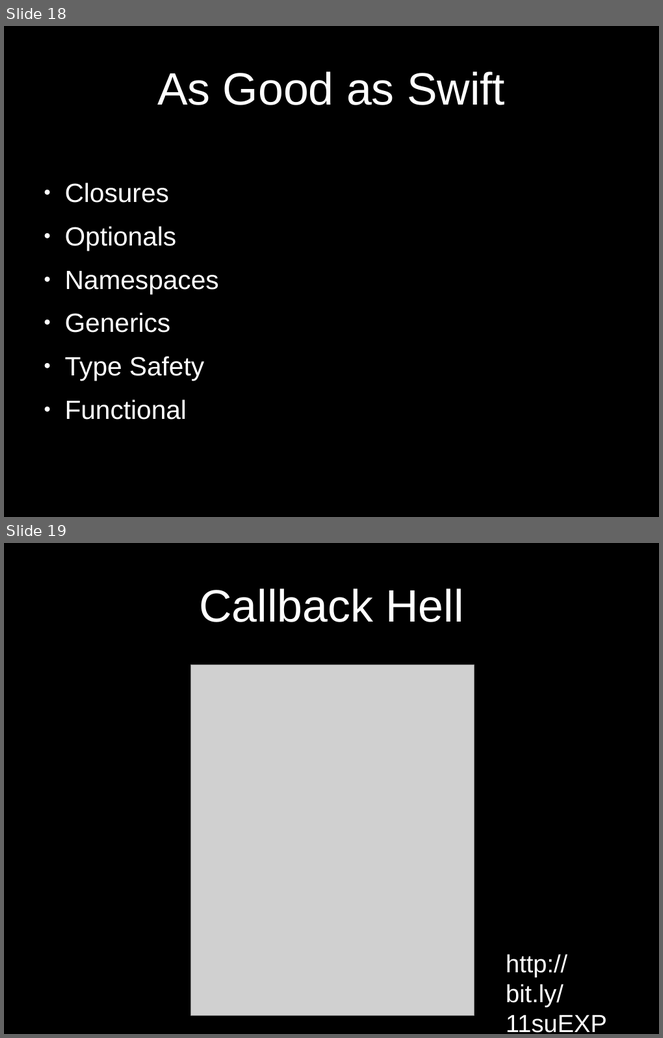
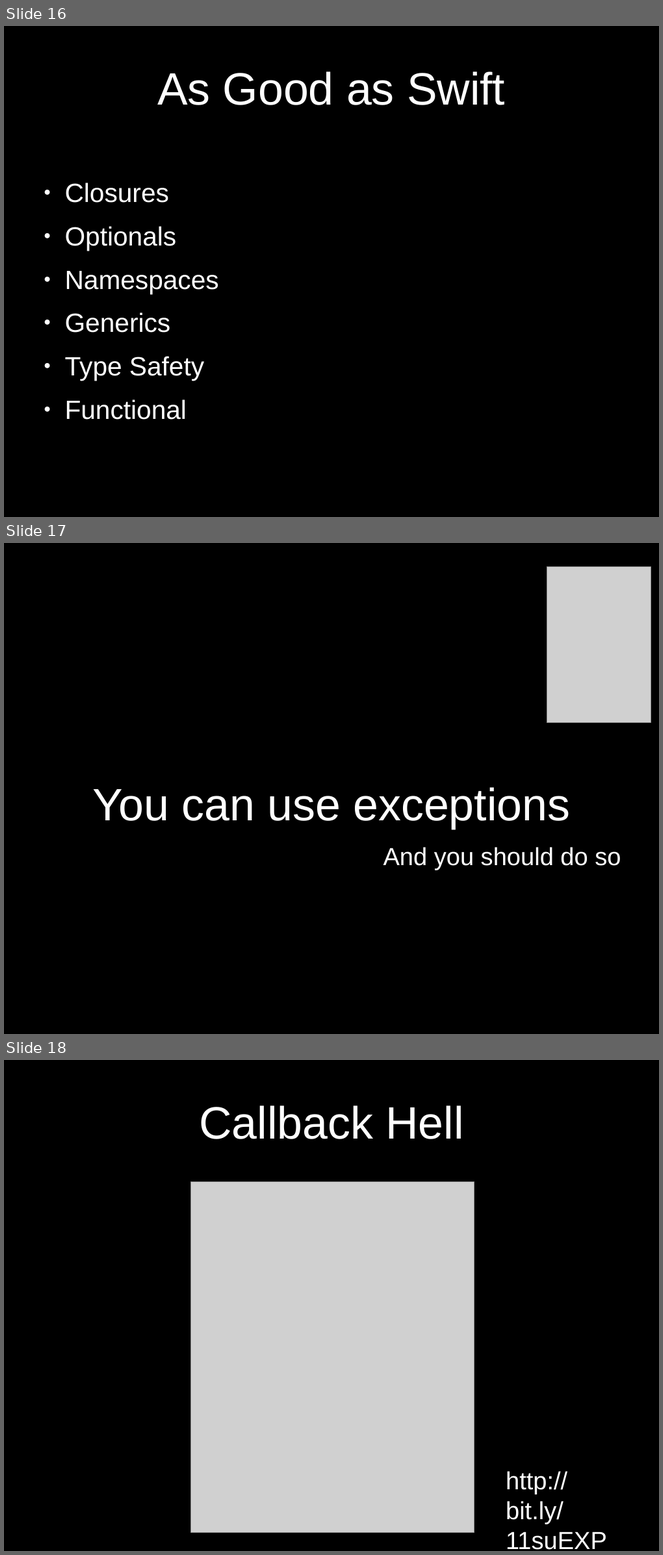
Before and after one commit to dodikk/xamarin-intro-slides, a slide deck: XamarinIntro.odp. Shown one above the other, each under a label of ours: slides 18 and 19 before the commit, slides 16, 17 and 18 after it. The pictures are 663x1038 and 663x1555 pixels, drawn with LibreOffice and Linux fonts; fonts in the diff are those of the drawing; grey boxes stand for pictures. Boxes give left, top, right and bottom in pixels: in the first picture for what was removed or moved away, otherwise in the second. Text is boxed around its words. In the diff, an @@ line names an element or a change of style, - is before the commit and + after.

```diff
--- a/XamarinIntro.odp
+++ b/XamarinIntro.odp
@@ slide 17 added at (x1=4, y1=543, x2=659, y2=1034), background #000000 @@
@@ picture added at (x1=547, y1=567, x2=651, y2=722) @@
@@ text added at (x1=93, y1=787, x2=570, y2=829), 55 pt, text #FFFFFF @@
+You can use exceptions
@@ text added at (x1=384, y1=847, x2=621, y2=871), 30 pt, text #FFFFFF @@
+And you should do so
@@ what was slide 18 is now slide 16 @@
@@ what was slide 19 is now slide 18 @@
```
Also in this commit, not shown: 6 slides changed, 6 other slides added, 2 slides removed.
